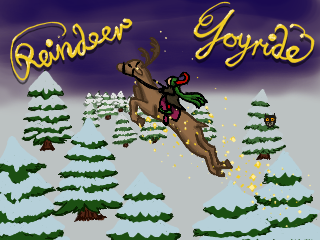
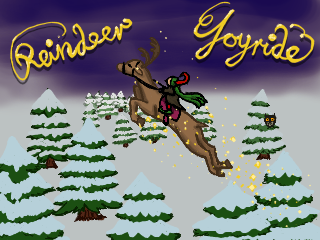
Comparing the layer stacks of the two 320px x 240px images. Changes:
painted on "trees-snow-color" over [23, 70, 75, 140]
painted on "trees-ink" over [23, 70, 75, 152]
painted on "trees-color" over [21, 72, 74, 151]
added group "that tree" with 3 layers in group "trees" over [24, 88, 75, 170]
added layer "that-tree-snow" in group "that tree" over [26, 88, 75, 158]
added layer "that-tree-ink" in group "that tree" over [26, 88, 75, 170]
added layer "that-tree-color" in group "that tree" over [24, 90, 75, 169]
